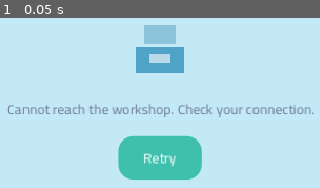
Above: before the commit, frame 1.
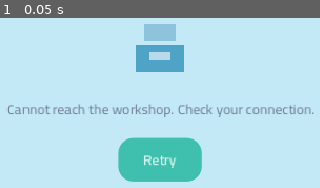
Above: after the commit, the same moment.

Repository: justrandoomis/Game
Game: Godot game, scene res://scenes/Main.tscn
Two runs of this game, one before a commit and one after it. Both use one fixed random seed, a clock stepped at 60 frames per second and the inputs below.
Inputs:
- Up to frame 1 (0.05 s): no input

The runs differ from the first frame. In frame 1, 1.9% of the frame differs, in the area x 36-64%, y 3-97%.

Commit message:
Ship the Kurdish letters, and stop the chrome getting in the way
Cairo does not contain ڕ ڵ ۆ ێ ە. All but a handful of the Kurdish
strings need at least one of them, and 155 of them need ە alone — the
whole thing was held up by the host's system fonts, which a Web export
does not have. Rendered with no system fonts at all, Kurdish came out as
rows of tofu boxes. Noto Sans Arabic's Arabic subset now ships as the
font's fallback: 48 KB, SIL OFL, and it supplies only the glyphs Cairo
is missing. Verified by rendering Kurdish again under the same empty
fontconfig, where it now reads correctly.

Scrollbars were Godot's default — a grey slab with square ends against
the right edge of every card, and against the left edge in Arabic. They
are the palette's own tones now, as a narrow pill.

The tutorial hint left an empty navy slab above the navigation every
time the player came back to the Farm tab after the tutorial was over:
it hid itself before writing any text, and Main then re-showed it
without asking. It says whether it has anything to say, and Main asks.

Locked and empty screens put their message just under the HUD with two
thirds of the screen as blank sky beneath it — on Upgrades, which stays
locked for fourteen levels, that was most of what the tab ever was. The
empty state fills the height it is given and centres in it.

The safe-area inset was multiplied by zero, so the navigation sat under
the home indicator and the HUD under the notch, on a feature the
docstring claimed as delivered. It is computed properly now, divided by
the canvas stretch, and answers zero anywhere but a phone — where the
display's safe area would otherwise read a desktop taskbar as a home
indicator.

On the printer sheet: a machine being serviced counts down like one that
is printing, rather than going dark for a length of time nothing
disclosed; a failed job in the queue is labelled "Print failed" in red
instead of "Printing" in blue on the same sheet that says it failed; a
running print can be cancelled, behind a confirmation that states the
filament refund; and Upgrades opens on the machine you were looking at,
scrolled to it and named by its station, rather than on whichever the
board last showed.

Co-Authored-By: Claude Opus 5 <noreply@anthropic.com>
Claude-Session: https://claude.ai/code/session_011QGYTgLPiR9ky4RffgFGtt

Diff:
--- a/godot/autoload/I18n.gd
+++ b/godot/autoload/I18n.gd
@@ -249,6 +249,9 @@
 		"after_queue": "after the queue",
 		"queue_depth": "Queue %d",
 		"no_filament_yet": "You have no filament in this material yet",
+		"ready_at": "Back in",
+		"cancel_print": "Cancel this print?",
+		"cancel_print_hint": "Only the filament not yet printed comes back.",
 		"stations": "Stations", "grams": "g", "hours": "h",
 	},
 	"ar": {
@@ -483,6 +486,9 @@
 		"after_queue": "بعد الطابور",
 		"queue_depth": "الطابور %d",
 		"no_filament_yet": "لا تملك فيلامنت من هذه المادة بعد",
+		"ready_at": "يعود بعد",
+		"cancel_print": "إلغاء هذه الطبعة؟",
+		"cancel_print_hint": "يُسترجع الفيلامنت غير المطبوع فقط.",
 		"stations": "المحطات", "grams": "غ", "hours": "س",
 	},
 	"ku": {
@@ -717,6 +723,9 @@
 		"after_queue": "دوای ڕیز",
 		"queue_depth": "ڕیز %d",
 		"no_filament_yet": "هێشتا فیلامێنتی ئەم ماددەیەت نییە",
+		"ready_at": "دەگەڕێتەوە لە",
+		"cancel_print": "ئەم چاپە هەڵبوەشێنرێتەوە؟",
+		"cancel_print_hint": "تەنها ئەو فیلامێنتەی چاپ نەکراوە دەگەڕێتەوە.",
 		"stations": "وێستگەکان", "grams": "گ", "hours": "کات",
 	},
 }
@@ -781,7 +790,11 @@
 ## either, and this is the smallest thing that fixes both.
 func tn(key: String, count: int) -> String:
 	var singular := key + "_one"
-	return tf(singular if count == 1 and _known(singular) else key, [count])
+	var chosen := singular if count == 1 and _known(singular) else key
+	var text := t(chosen)
+	# A singular form usually spells the number out — "1 spool" is "بكرة
+	# واحدة" — so it carries no placeholder to substitute into.
+	return text % count if text.contains("%") else text
 
 
 ## The player-facing name of a catalogue entry.
--- a/godot/scripts/Main.gd
+++ b/godot/scripts/Main.gd
@@ -51,6 +51,9 @@
 	Net.unauthorized.connect(_on_unauthorized)
 	I18n.language_changed.connect(func(_lang): UiKit.apply_direction(screens))
 
+	# The screens start under the HUD, whatever height the device's own chrome
+	# has pushed it to, rather than at a number typed into the scene.
+	screens.offset_top = hud.call("chrome_height")
 	_show_screen("farm")
 	_boot()
 
@@ -199,7 +202,9 @@
 	farm.visible = id == "farm"
 	farm.process_mode = Node.PROCESS_MODE_INHERIT if id == "farm" else Node.PROCESS_MODE_DISABLED
 	screens.visible = id != "farm"
-	tutorial.visible = id == "farm"
+	# The hint decides whether it has anything to say; this only decides where
+	# it may say it.
+	tutorial.visible = id == "farm" and tutorial.call("wants_display")
 	for key in _screens.keys():
 		_screens[key].visible = key == id
 	if id != "farm" and nav.current != id:
@@ -216,6 +221,13 @@
 	if target.begins_with("produce:"):
 		var sheet: Control = _open_sheet(ProduceSheetScript)
 		sheet.open(target.substr(8))
+		return
+	if target.begins_with("upgrades:"):
+		# A screen can ask for a board with a machine already selected.
+		var screen: Control = _screens.get("upgrades", null)
+		if screen != null and screen.has_method("select_printer"):
+			screen.call("select_printer", target.substr(9))
+		_show_screen("upgrades")
 		return
 	if target.begins_with("printer:"):
 		_open_sheet(PrinterSheetScript).open(target.substr(8))
--- a/godot/scripts/ui/BottomNav.gd
+++ b/godot/scripts/ui/BottomNav.gd
@@ -28,7 +28,9 @@
 
 
 func _build() -> void:
-	var safe_bottom: float = maxf(DisplayServer.get_display_safe_area().position.y * 0.0, 0.0)
+	# Room for the home indicator, so the labels are not sitting under it. The
+	# multiply-by-zero this replaced meant the inset was never applied at all.
+	var safe_bottom: float = float(UiKit.safe_insets(self)["bottom"])
 	custom_minimum_size = Vector2(0, 74.0 + safe_bottom)
 
 	var panel := PanelContainer.new()
--- a/godot/scripts/ui/PrinterSheet.gd
+++ b/godot/scripts/ui/PrinterSheet.gd
@@ -60,9 +60,13 @@
 	var head := UiKit.hbox(8)
 	head.add_child(UiKit.pill(I18n.t(status), Palette.status(status)))
 	head.add_child(UiKit.spacer())
-	if status == "printing" and not job.is_empty():
+	# A print counts down, and so does a service — the machine is locked for a
+	# known length of time either way, and a repair locks it for fifteen
+	# minutes that nothing on screen used to mention.
+	if (status == "printing" and not job.is_empty()) or status == "maintenance":
 		_remaining_label = UiKit.label("", UiKit.FONT_SMALL, Palette.INK_SOFT)
 		head.add_child(_remaining_label)
+		_refresh_remaining(printer)
 	column.add_child(head)
 
 	if job.is_empty():
@@ -176,12 +180,15 @@
 	for i in jobs.size():
 		var job: Dictionary = jobs[i]
 		var product := Config.product(String(job.get("productId", "")))
+		# The pill is the job's own status, not its position. Reading it off the
+		# index labelled a failed print "Printing" in blue, on the same sheet
+		# that says "Print failed" two cards above it.
+		var job_status := String(job.get("status", "queued"))
 		var row := UiKit.hbox(8)
-		row.add_child(UiKit.pill(
-			I18n.t("printing") if i == 0 else "%d" % (i + 1),
-			Palette.SKY_DEEP if i == 0 else Palette.SAND,
-			Palette.PAPER if i == 0 else Palette.INK_SOFT
-		))
+		if i == 0 and job_status != "queued":
+			row.add_child(UiKit.pill(I18n.t(job_status), Palette.status(job_status)))
+		else:
+			row.add_child(UiKit.pill("%d" % (i + 1), Palette.SAND, Palette.INK_SOFT))
 		var name_label := UiKit.label(
 			"%s ×%d" % [I18n.name_of("product", product), int(job.get("qty", 1))],
 			UiKit.FONT_SMALL, Palette.INK
@@ -190,18 +197,46 @@
 		row.add_child(name_label)
 		row.add_child(UiKit.caption(ServerClock.format_short(int(job.get("durationMs", 0)))))
 
-		# Anything not already running can be moved up the queue or pulled back
-		# out of it. The head is printing, so it cannot be reshuffled underneath
-		# itself — the server refuses that, and so does this.
-		if i > 0 or String(job.get("status", "")) == "queued":
-			var job_id := String(job.get("id", ""))
+		# Anything can be pulled out of the queue, the running print included —
+		# the server refunds the filament it has not laid down yet. Only the
+		# reordering is restricted: the head is printing, so it cannot be
+		# shuffled underneath itself.
+		var job_id := String(job.get("id", ""))
+		if job_status != "done" and job_status != "collected":
 			if i > 1 or (i == 1 and String(jobs[0].get("status", "")) != "printing"):
 				row.add_child(_queue_button("arrow_up", I18n.t("move_up"),
 					func(): _promote(jobs, i)))
-			row.add_child(_queue_button("close", I18n.t("cancel"),
-				func(): _send("cancel_job", {"jobId": job_id})))
+			if job_status == "printing":
+				# Throwing away a print in progress is worth a second tap.
+				row.add_child(_queue_button("close", I18n.t("cancel"),
+					func(): _confirm_cancel(job_id)))
+			else:
+				row.add_child(_queue_button("close", I18n.t("cancel"),
+					func(): _send("cancel_job", {"jobId": job_id})))
 		column.add_child(row)
 	return card
+
+
+## Cancelling a print that is already running loses the filament already laid
+## down, so the sheet says so before it happens.
+func _confirm_cancel(job_id: String) -> void:
+	for child in content().get_children():
+		child.queue_free()
+	add_header(I18n.t("cancel_print"), I18n.t("queue"))
+
+	var card := UiKit.card(12, Palette.SAND)
+	var hint := UiKit.caption(I18n.t("cancel_print_hint"), Palette.INK_SOFT)
+	hint.autowrap_mode = TextServer.AUTOWRAP_WORD_SMART
+	card.add_child(hint)
+	content().add_child(card)
+
+	var confirm := UiKit.button(I18n.t("confirm"), "danger", true)
+	confirm.pressed.connect(func(): _send("cancel_job", {"jobId": job_id}))
+	content().add_child(confirm)
+	var back := UiKit.button(I18n.t("close"), "ghost", true)
+	back.pressed.connect(_rebuild)
+	content().add_child(back)
+	refit()
 
 
 func _queue_button(glyph_name: String, hint: String, on_press: Callable) -> Control:
@@ -277,7 +312,9 @@
 		var upgrades := UiKit.button(I18n.t("upgrades"), "ghost", true)
 		upgrades.pressed.connect(func():
 			close_sheet()
-			Events.navigate.emit("upgrades"))
+			# With the machine, not just the board: a fleet of sixteen where
+			# half share a model made "fit this to that one" a coin toss.
+			Events.navigate.emit("upgrades:" + printer_id))
 		minor.add_child(upgrades)
 
 	var move := UiKit.button(I18n.t("move"), "ghost", true)
@@ -443,14 +480,33 @@
 
 ## Called once a second by Main so the countdown ticks without a full rebuild.
 func tick() -> void:
+	var printer := GameState.printer_by_id(printer_id)
+	if printer.is_empty():
+		return
+	var job := GameState.active_job(printer_id)
+	if _progress_bar != null and is_instance_valid(_progress_bar) and not job.is_empty():
+		_progress_bar.value = ServerClock.progress(
+			Val.field_int(job, "startedAt", 0), int(job.get("durationMs", 0))
+		)
+	_refresh_remaining(printer)
+
+
+## The one line that says how long this machine is busy for, whether it is
+## printing or being serviced.
+func _refresh_remaining(printer: Dictionary) -> void:
+	if _remaining_label == null or not is_instance_valid(_remaining_label):
+		return
+	if String(printer.get("status", "")) == "maintenance":
+		var until := Val.field_int(printer, "maintenanceUntil", 0)
+		_remaining_label.text = "%s %s" % [
+			I18n.t("ready_at"), ServerClock.format_duration(ServerClock.remaining(until))
+		] if until > 0 else ""
+		return
 	var job := GameState.active_job(printer_id)
 	if job.is_empty():
-		return
-	var started := Val.field_int(job, "startedAt", 0)
-	var duration := int(job.get("durationMs", 0))
-	if _progress_bar != null and is_instance_valid(_progress_bar):
-		_progress_bar.value = ServerClock.progress(started, duration)
-	if _remaining_label != null and is_instance_valid(_remaining_label):
-		_remaining_label.text = "%s %s" % [
-			I18n.t("remaining"), ServerClock.format_duration(ServerClock.remaining(started + duration))
-		]
+		_remaining_label.text = ""
+		return
+	var ends := Val.field_int(job, "startedAt", 0) + int(job.get("durationMs", 0))
+	_remaining_label.text = "%s %s" % [
+		I18n.t("remaining"), ServerClock.format_duration(ServerClock.remaining(ends))
+	]
--- a/godot/scripts/ui/TopHUD.gd
+++ b/godot/scripts/ui/TopHUD.gd
@@ -17,12 +17,23 @@
 var _coins_label: Label
 var _rep_label: Label
 var _coin_anchor: Control
+## How much of the top of the screen belongs to the device, not the game.
+var _safe_top: float = 0.0
+
+
+## The height the HUD occupies, so the screens below it start under it rather
+## than at a number typed into the scene.
+func chrome_height() -> float:
+	return 62.0 + _safe_top
 
 
 func _ready() -> void:
 	mouse_filter = Control.MOUSE_FILTER_IGNORE
 	set_anchors_preset(Control.PRESET_TOP_WIDE)
-	custom_minimum_size = Vector2(0, 62.0)
+	# Clear of the notch. The HUD is pinned to the top of the screen, which on
+	# a phone is behind the status bar unless it makes room for it.
+	_safe_top = float(UiKit.safe_insets(self)["top"])
+	custom_minimum_size = Vector2(0, 62.0 + _safe_top)
 	_build()
 	GameState.state_changed.connect(refresh)
 	I18n.language_changed.connect(func(_lang): _apply_direction(); refresh())
--- a/godot/scripts/ui/TutorialHint.gd
+++ b/godot/scripts/ui/TutorialHint.gd
@@ -7,6 +7,8 @@
 ## no blocking overlays.
 
 var _label: Label
+## Set by refresh(); read by Main before it shows the node.
+var _wanted: bool = false
 var _card: PanelContainer
 
 
@@ -47,6 +49,14 @@
 	row.add_child(_label)
 
 
+## Whether this hint has anything to say. Main shows and hides the node with
+## the Farm tab, and used to do it without asking — so a player who had long
+## finished the tutorial got an empty navy slab above the navigation every time
+## they came back to the workshop, until the next snapshot arrived.
+func wants_display() -> bool:
+	return _wanted
+
+
 ## Which sentence applies is read straight off the farm.
 func refresh() -> void:
 	if not GameState.ready_state or _label == null:
@@ -54,6 +64,7 @@
 
 	var stats := GameState.stats()
 	if int(stats.get("ordersCompleted", 0)) > 0:
+		_wanted = false
 		visible = false
 		return
 
@@ -74,6 +85,7 @@
 	else:
 		key = "tutorial_1"
 
+	_wanted = true
 	visible = true
 	if _label.text != I18n.t(key):
 		_label.text = I18n.t(key)
--- a/godot/scripts/ui/UiKit.gd
+++ b/godot/scripts/ui/UiKit.gd
@@ -301,23 +301,32 @@
 	margin.add_theme_constant_override("margin_top", GAP_MD)
 	margin.add_theme_constant_override("margin_bottom", int(bottom_padding))
 	margin.size_flags_horizontal = Control.SIZE_EXPAND_FILL
+	margin.size_flags_vertical = Control.SIZE_EXPAND_FILL
 	scroll.add_child(margin)
 
 	var column := vbox(GAP_MD)
 	column.size_flags_horizontal = Control.SIZE_EXPAND_FILL
+	# Vertical fill as well, so a screen whose only content is an empty state
+	# can centre it in the viewport instead of stacking it under the HUD.
+	column.size_flags_vertical = Control.SIZE_EXPAND_FILL
 	margin.add_child(column)
 
 	return {"scroll": scroll, "column": column}
 
 
 ## An empty state, so a screen with nothing in it still says something useful.
+##
+## It fills the height it is given and centres itself in it. Left to its own
+## minimum size it sat just under the HUD with two thirds of the screen as
+## blank sky underneath — which, on a tab that stays locked for fourteen
+## levels, is most of what the player sees of it.
 static func empty_state(icon_name: String, title_text: String, hint: String) -> Control:
 	var column := vbox(GAP_SM)
 	column.alignment = BoxContainer.ALIGNMENT_CENTER
+	column.size_flags_vertical = Control.SIZE_EXPAND_FILL
 
 	var glyph := icon(icon_name, Palette.INK_FAINT, 52.0)
 	glyph.size_flags_horizontal = Control.SIZE_SHRINK_CENTER
-	column.add_child(vspace(28.0))
 	column.add_child(glyph)
 
 	var heading := label(title_text, FONT_BODY, Palette.INK_SOFT, true)
@@ -329,6 +338,32 @@
 	sub.autowrap_mode = TextServer.AUTOWRAP_WORD_SMART
 	column.add_child(sub)
 	return column
+
+
+## The insets the device's own chrome takes out of the screen — the notch at
+## the top, the home indicator at the bottom — in the units controls are laid
+## out in.
+##
+## DisplayServer reports physical pixels while the project stretches a 390x844
+## canvas over whatever the screen is, so the raw numbers mean nothing to a
+## Control until they are divided by that stretch. And the safe area is the
+## display's, not the window's: on a desktop that is the usable desktop rect,
+## which would read a taskbar as a home indicator. So this answers zero
+## anywhere but a phone, which is the only place it means anything.
+static func safe_insets(node: CanvasItem) -> Dictionary:
+	var none := {"top": 0.0, "bottom": 0.0}
+	if not OS.has_feature("mobile"):
+		return none
+	var screen := DisplayServer.screen_get_size()
+	var logical := node.get_viewport_rect().size
+	if screen.y <= 0 or logical.y <= 0.0:
+		return none
+	var safe := DisplayServer.get_display_safe_area()
+	var stretch: float = maxf(0.01, float(screen.y) / logical.y)
+	return {
+		"top": maxf(0.0, float(safe.position.y)) / stretch,
+		"bottom": maxf(0.0, float(screen.y - (safe.position.y + safe.size.y))) / stretch,
+	}
 
 
 ## Colour a coin figure by whether the player can actually afford it.
--- a/godot/scripts/ui/screens/UpgradesScreen.gd
+++ b/godot/scripts/ui/screens/UpgradesScreen.gd
@@ -7,6 +7,7 @@
 
 var _column: VBoxContainer
 var _selected_printer: String = ""
+var _active_tile: Control = null
 
 
 func _ready() -> void:
@@ -17,6 +18,16 @@
 	add_child(parts["scroll"])
 	GameState.state_changed.connect(rebuild)
 	I18n.language_changed.connect(func(_lang): rebuild())
+	rebuild()
+
+
+## Open the board on a particular machine. The printer sheet uses this, so
+## "fit an upgrade to this one" means this one and not whichever the board
+## happened to be showing.
+func select_printer(next_printer_id: String) -> void:
+	if GameState.printer_by_id(next_printer_id).is_empty():
+		return
+	_selected_printer = next_printer_id
 	rebuild()
 
 
@@ -94,8 +105,13 @@
 	head.add_child(UiKit.icon("printer", Palette.SKY_DEEP, 24.0))
 	var info := UiKit.vbox(1)
 	info.size_flags_horizontal = Control.SIZE_EXPAND_FILL
-	info.add_child(UiKit.label("%s %s" % [
-		String(model.get("brand", "")), String(model.get("name", ""))
+	# The station, then the model. Half a fleet can share a model, so the name
+	# alone does not say which machine is about to be paid for.
+	var cell := Iso.parse_slot(Val.field_text(printer, "slotId"))
+	var tier := Config.workshop_tier(GameState.tier_index())
+	var station := Iso.slot_label(cell.x, cell.y, int(tier.get("cols", 2))) if cell.x >= 0 else ""
+	info.add_child(UiKit.label("%s %s %s" % [
+		station, String(model.get("brand", "")), String(model.get("name", ""))
 	], UiKit.FONT_BODY, Palette.INK, true, true))
 	info.add_child(UiKit.caption("%.0f %s · %d %s" % [
 		float(printer.get("hours", 0.0)), I18n.t("hours"),
@@ -127,6 +143,7 @@
 func _printer_picker(printers: Array) -> Control:
 	var strip := UiKit.strip(76.0, 8)
 	var row: HBoxContainer = strip["row"]
+	_active_tile = null
 
 	var tier := Config.workshop_tier(GameState.tier_index())
 	for printer in printers:
@@ -162,7 +179,17 @@
 			_selected_printer = printer_id
 			rebuild())
 		row.add_child(button)
-	return strip["scroll"]
+		if active:
+			_active_tile = button
+	# Bring the selection into view. On a sixteen-machine fleet the strip
+	# opened on the first three tiles, so a board deep-linked from a printer
+	# sheet showed no highlighted tile at all.
+	var scroll: ScrollContainer = strip["scroll"]
+	if _active_tile != null:
+		scroll.ready.connect(func():
+			if is_instance_valid(_active_tile):
+				scroll.ensure_control_visible(_active_tile), CONNECT_ONE_SHOT)
+	return scroll
 
 
 func _upgrade_card(upgrade: Dictionary, installed: Array, slots: int) -> Control:
--- a/godot/theme/farm_theme.tres
+++ b/godot/theme/farm_theme.tres
@@ -1,7 +1,59 @@
-[gd_resource type="Theme" load_steps=2 format=3]
+[gd_resource type="Theme" load_steps=8 format=3]
 
+; Cairo carries the UI. It does not carry the five Sorani letters — ڕ ڵ ۆ ێ ە —
+; that all but a handful of the Kurdish strings need, and a Web export has no
+; system font to fall back on, so Noto Sans Arabic is shipped for them. Its
+; Arabic subset is 48 KB and supplies only the glyphs Cairo is missing.
 [ext_resource type="FontFile" path="res://assets/fonts/Cairo.ttf" id="1_font"]
+[ext_resource type="FontFile" path="res://assets/fonts/NotoSansArabic.woff2" id="2_fallback"]
+
+[sub_resource type="FontVariation" id="FontVariation_ui"]
+base_font = ExtResource("1_font")
+fallbacks = Array[Font]([ExtResource("2_fallback")])
+
+; Scrollbars. Godot's defaults are a grey slab with square ends against the
+; right edge of every card — the one piece of the UI that was never styled.
+; These are the palette's own line and faint-ink tones, as narrow pills.
+[sub_resource type="StyleBoxFlat" id="StyleBoxFlat_track"]
+content_margin_left = 3.0
+content_margin_right = 3.0
+content_margin_top = 3.0
+content_margin_bottom = 3.0
+bg_color = Color(0.157, 0.204, 0.263, 0.05)
+corner_radius_top_left = 4
+corner_radius_top_right = 4
+corner_radius_bottom_right = 4
+corner_radius_bottom_left = 4
+
+[sub_resource type="StyleBoxFlat" id="StyleBoxFlat_grabber"]
+bg_color = Color(0.157, 0.204, 0.263, 0.22)
+corner_radius_top_left = 4
+corner_radius_top_right = 4
+corner_radius_bottom_right = 4
+corner_radius_bottom_left = 4
+
+[sub_resource type="StyleBoxFlat" id="StyleBoxFlat_grabber_hi"]
+bg_color = Color(0.157, 0.204, 0.263, 0.34)
+corner_radius_top_left = 4
+corner_radius_top_right = 4
+corner_radius_bottom_right = 4
+corner_radius_bottom_left = 4
+
+[sub_resource type="StyleBoxFlat" id="StyleBoxFlat_grabber_pressed"]
+bg_color = Color(0.157, 0.204, 0.263, 0.44)
+corner_radius_top_left = 4
+corner_radius_top_right = 4
+corner_radius_bottom_right = 4
+corner_radius_bottom_left = 4
 
 [resource]
-default_font = ExtResource("1_font")
+default_font = SubResource("FontVariation_ui")
 default_font_size = 15
+HScrollBar/styles/grabber = SubResource("StyleBoxFlat_grabber")
+HScrollBar/styles/grabber_highlight = SubResource("StyleBoxFlat_grabber_hi")
+HScrollBar/styles/grabber_pressed = SubResource("StyleBoxFlat_grabber_pressed")
+HScrollBar/styles/scroll = SubResource("StyleBoxFlat_track")
+VScrollBar/styles/grabber = SubResource("StyleBoxFlat_grabber")
+VScrollBar/styles/grabber_highlight = SubResource("StyleBoxFlat_grabber_hi")
+VScrollBar/styles/grabber_pressed = SubResource("StyleBoxFlat_grabber_pressed")
+VScrollBar/styles/scroll = SubResource("StyleBoxFlat_track")
Not shown, added: godot/assets/fonts/NotoSansArabic-OFL.txt
Binary file added: godot/assets/fonts/NotoSansArabic.woff2
Not shown, added: godot/assets/fonts/NotoSansArabic.woff2.import
